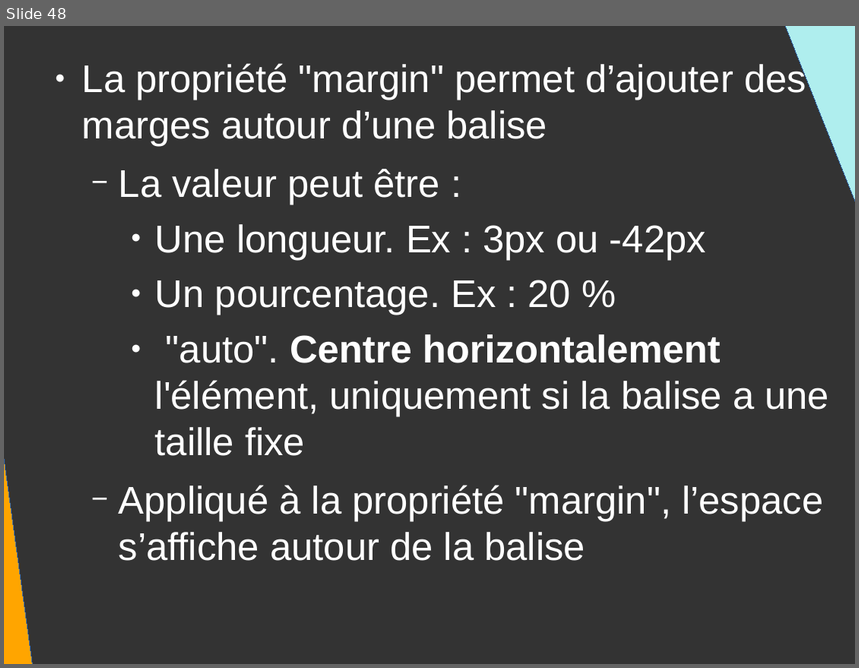
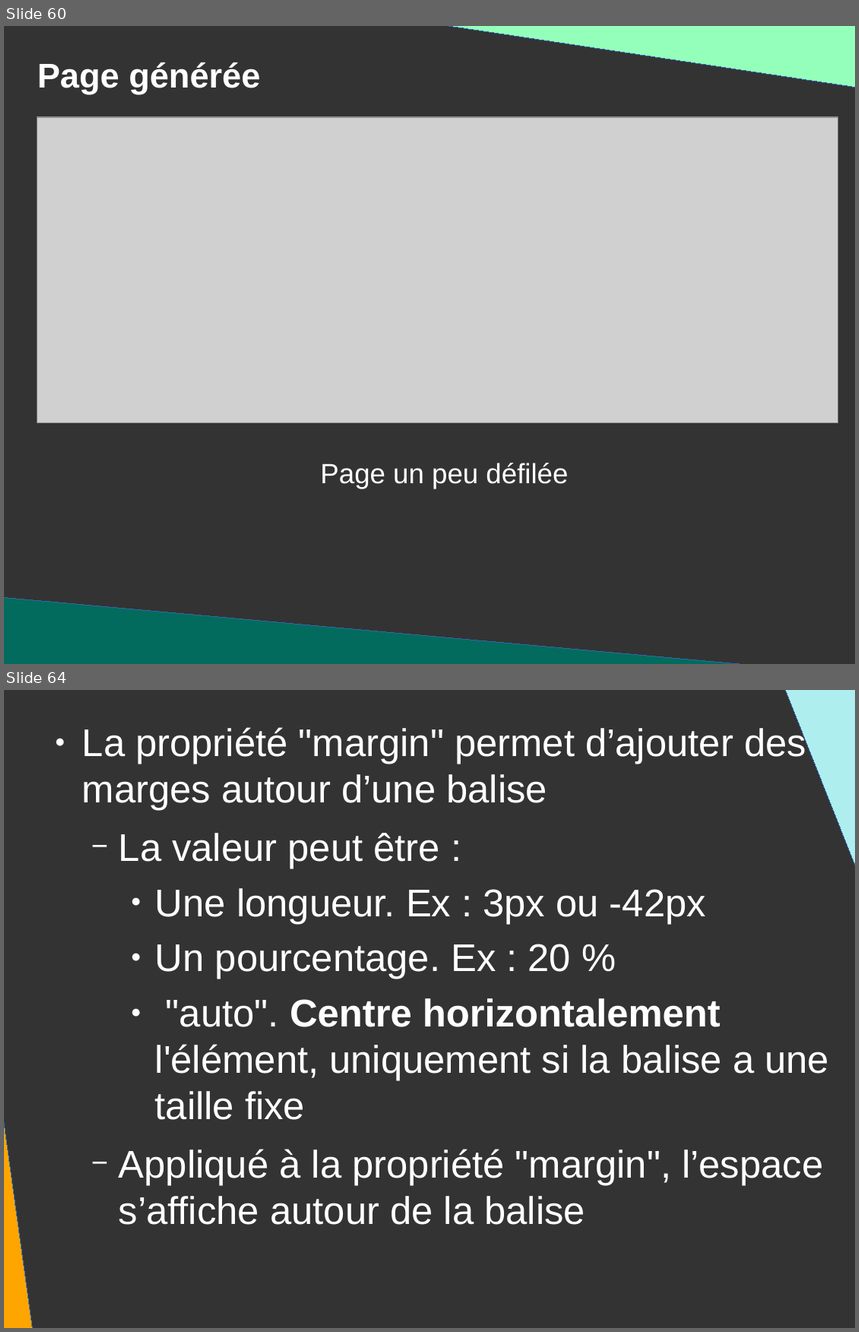
Before and after one commit to DanYellow/presentations, a slide deck: mmi/html/travaux-pratiques/numero-2/presentation.odp. Shown one above the other, each under a label of ours: slide 48 before the commit, slides 60 and 64 after it; the slides between them are not shown. The pictures are 859x668 and 859x1332 pixels, drawn with LibreOffice and Linux fonts; fonts in the diff are those of the drawing; grey boxes stand for pictures. Boxes give left, top, right and bottom in pixels: in the first picture for what was removed or moved away, otherwise in the second. Text is boxed around its words. In the diff, an @@ line names an element or a change of style, - is before the commit and + after.

```diff
--- a/mmi/html/travaux-pratiques/numero-2/presentation.odp
+++ b/mmi/html/travaux-pratiques/numero-2/presentation.odp
@@ slide 60 added at [4,26,855,664], background #333333 @@
@@ right triangle added at [419,26,855,88], fill #94FFBA, outline #3465A4 0 pt @@
@@ title added at [37,62,260,94], 32 pt, text #FFFFFF, bold @@
+Page générée
@@ picture added at [37,117,838,423] @@
@@ title added at [320,463,568,489], 26 pt, text #FFFFFF @@
+Page un peu défilée
@@ right triangle added at [4,598,800,664], fill #026B5D, outline #3465A4 0 pt @@
@@ what was slide 48 is now slide 64 @@
```
Also in this commit, not shown: 3 slides changed, 16 other slides added, 1 slide removed, 3 other files.
